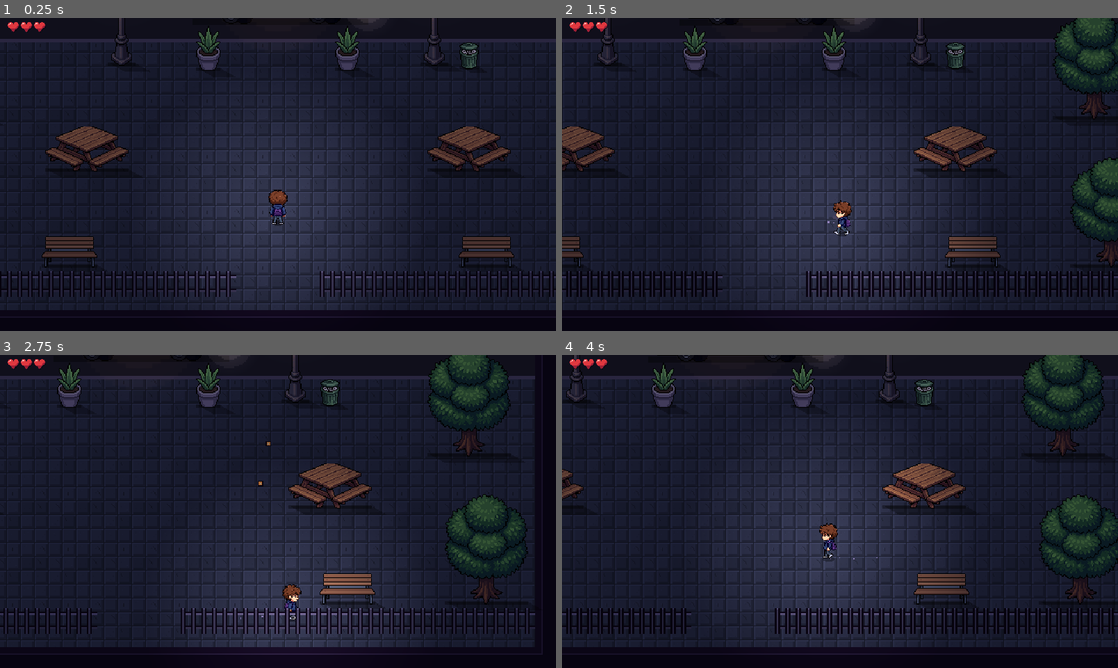
Above: before the commit, frames 1-4 (two rows, left to right).
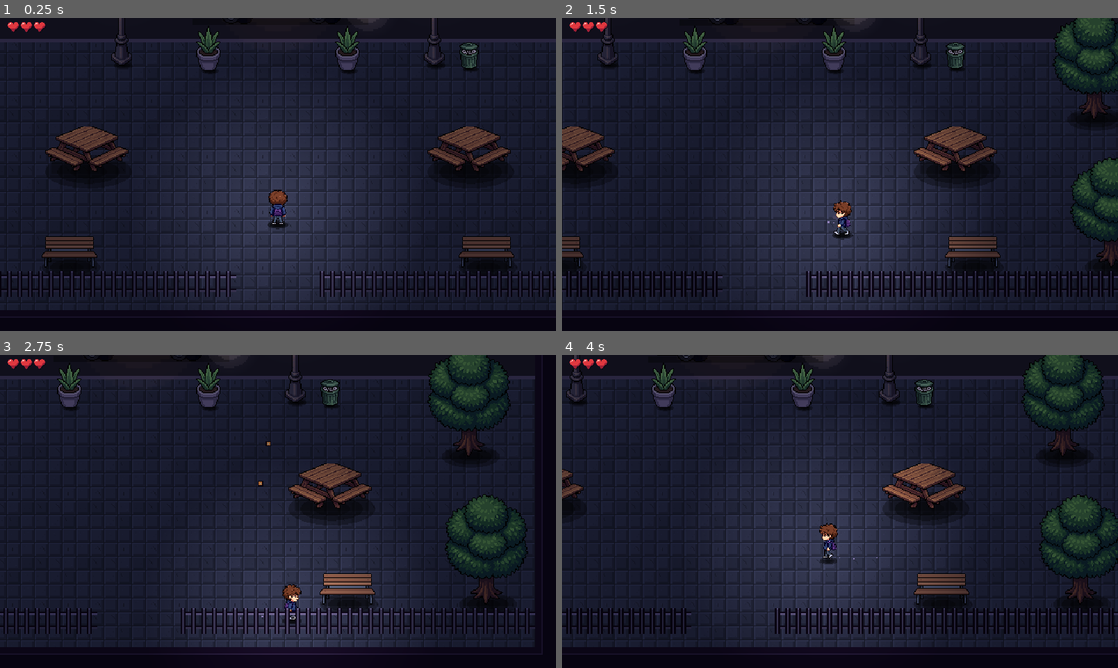
Above: after the commit, the same moments.

Repository: JorgeVitor30/iferno
Game: Godot game, scene res://scenes/main.tscn
Same seed, same stepped clock (60 frames per second), same inputs: the game is played once before the commit and once after it.
Inputs (mouse positions are in pixels of both pictures, inside the frame that each line leads up to):
- Up to frame 1 (0.25 s): no input
- Up to frame 2 (1.5 s): tap Enter at 0.5 s; move the mouse to (962, 158) at 0.52 s; hold D (move_right) 0.53-1.28 s; tap Space (dodge) at 0.6, 1.35 s; move the mouse to (728, 190) at 1.27 s; hold S (move_down) from 1.28 s (still down)
- Up to frame 3 (2.75 s): move the mouse to (333, 442) at 2.02 s; release S (move_down) at 2.03 s; press the mouse at (333, 442) at 2.03 s; hold D (move_right) from 2.03 s (still down); tap Space (dodge) at 2.3 s
- Up to frame 4 (4 s): move the mouse to (812, 574) at 2.77 s; release D (move_right) at 2.78 s; release the mouse at (812, 574) at 2.78 s; hold W (move_up) 2.78-3.53 s; tap Space (dodge) at 2.85, 3.6 s; move the mouse to (1006, 558) at 3.52 s; hold A (move_left) from 3.53 s (still down)

The runs differ from the first frame. In frame 1, 0.6% of the frame differs, in the area x 8-93%, y 14-82%; in frame 2, 0.6%, in the area x 0-100%, y 14-82%; in frame 3, 0.6%; in frame 4, 0.6%.

Commit message:
art(fx): sombra de contato pra nada parecer flutuando
Personagens, inimigos e móveis ganham sombra escura colada no pé/base
(elipse em degraus + sombreado entre as pernas dos móveis), no lugar da
sombra comprida e deslocada que deixava tudo parecendo no ar.

Co-Authored-By: Claude Opus 5.5 <noreply@anthropic.com>

Diff:
--- a/scripts/enemy.gd
+++ b/scripts/enemy.gd
@@ -30,7 +30,7 @@
 ## Sprite do SpriteCook (de frente). Se tiver, desenha ele em vez do boneco em código,
 ## animado aqui: passo, respiração, achatamento e virar pro lado do jogador.
 var sprite_tex: Texture2D
-var shadow_r := 8.0
+var shadow_r := 9.0
 var elite := false
 var boss := false # chefe do andar: barra de vida no HUD, não é empurrado por tiro
 var display_name := ""
@@ -214,8 +214,7 @@
 
 func _draw() -> void:
 	# Sombra
-	draw_set_transform(Vector2.ZERO, 0.0, Vector2(1.0, 0.45))
-	draw_circle(Vector2.ZERO, shadow_r * body_scale, Color(0, 0, 0, 0.3))
+	Fx.contact_shadow(self, Vector2(0, 2), (shadow_r + 3.0) * body_scale, 1.6)
 	if _spawn_t > 0.0:
 		draw_set_transform(Vector2.ZERO)
 		_draw_spawn()
--- a/scripts/fx.gd
+++ b/scripts/fx.gd
@@ -151,6 +151,15 @@
 	l.position = Vector2(0, -12)
 	player.add_child(l)
 
+## Sombra de contato no chão (o que "cola" personagem/objeto no piso).
+## Elipse escura em degraus: borda mais clara, miolo mais escuro.
+static func contact_shadow(ci: CanvasItem, center: Vector2, half_w: float, strength: float = 1.0) -> void:
+	ci.draw_set_transform(center, 0.0, Vector2(1.0, 0.38))
+	ci.draw_circle(Vector2.ZERO, half_w, Color(0, 0, 0, 0.28 * strength))
+	ci.draw_circle(Vector2.ZERO, half_w * 0.72, Color(0, 0, 0, 0.3 * strength))
+	ci.draw_circle(Vector2.ZERO, half_w * 0.42, Color(0, 0, 0, 0.25 * strength))
+	ci.draw_set_transform(Vector2.ZERO)
+
 ## Chão/parede repetindo uma textura de pixel grosso (desenhada em escala ART).
 static func tiled(parent: Node, tex: Texture2D, r: Rect2, tint: Color = Color.WHITE) -> Sprite2D:
 	var s := Sprite2D.new()
--- a/scripts/player.gd
+++ b/scripts/player.gd
@@ -137,6 +137,7 @@
 	get_parent().add_child(b)
 
 func _process(delta: float) -> void:
+	queue_redraw()
 	var aim := (get_global_mouse_position() - global_position).normalized()
 	var spr: AnimatedSprite2D = $Sprite2D
 	if is_rolling():
@@ -215,6 +216,6 @@
 		spr.set_frame_and_progress(frame, progress)
 
 func _draw() -> void:
-	# Sombra no pé
-	draw_set_transform(Vector2.ZERO, 0.0, Vector2(1.0, 0.45))
-	draw_circle(Vector2.ZERO, 7.0, Color(0, 0, 0, 0.35))
+	# Sombra no pé (some um pouco no pulinho do dodge)
+	var lift := absf($Sprite2D.position.y - SPRITE_Y)
+	Fx.contact_shadow(self, Vector2(0, 2), 12.0 - lift * 0.5, 1.7 - lift * 0.12)
--- a/scripts/prop.gd
+++ b/scripts/prop.gd
@@ -135,9 +135,11 @@
 	if tex:
 		# sprite 3D: sombra projetada no chão + imagem com a base no ponto de origem
 		var sz := tex.get_size()
-		draw_set_transform(Vector2.ZERO, 0.0, Vector2(A, A))
-		_shadow(sz.x / A, sz.y / A)
-		draw_set_transform(Vector2.ZERO)
+		# sombra de contato colada na base (+ um pouco pra direita/baixo, luz vem de cima/esquerda)
+		var solid: Vector2 = KINDS[kind][1]
+		var base_w := maxf(solid.x, sz.x * 0.6)
+		draw_rect(Rect2(-base_w / 2.0 + 2, -solid.y * 0.6, base_w, solid.y * 0.6 + 3), Color(0, 0, 0, 0.22))
+		Fx.contact_shadow(self, Vector2(2, 1), base_w * 0.58, 1.1)
 		draw_texture(tex, Vector2(-floorf(sz.x / 2.0), -sz.y + 1))
 		return
 	draw_set_transform(Vector2.ZERO, 0.0, Vector2(A, A))
